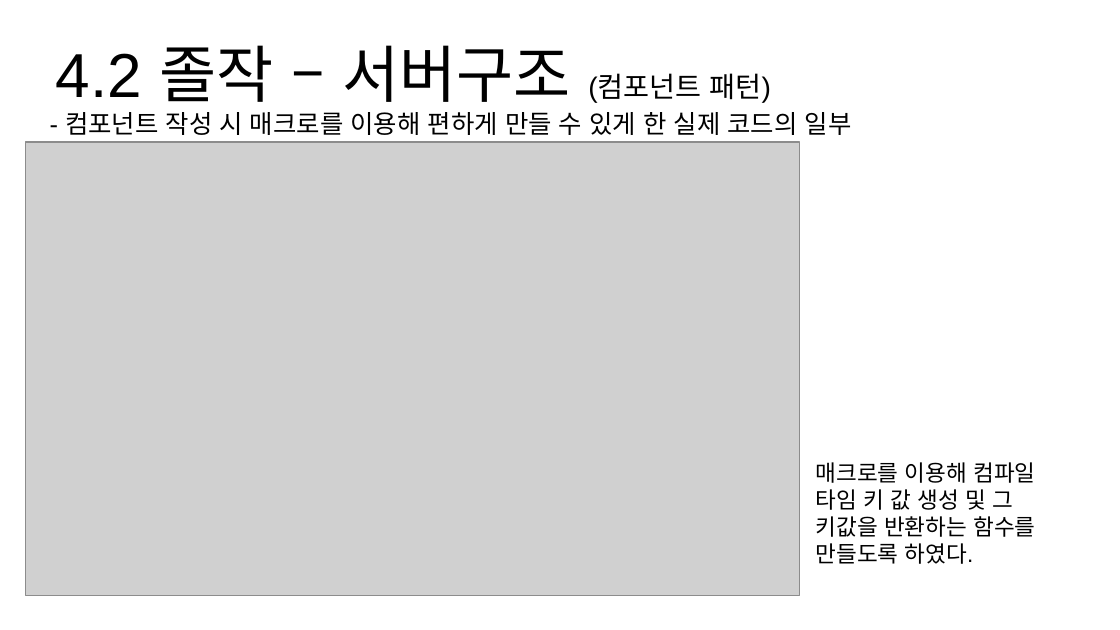
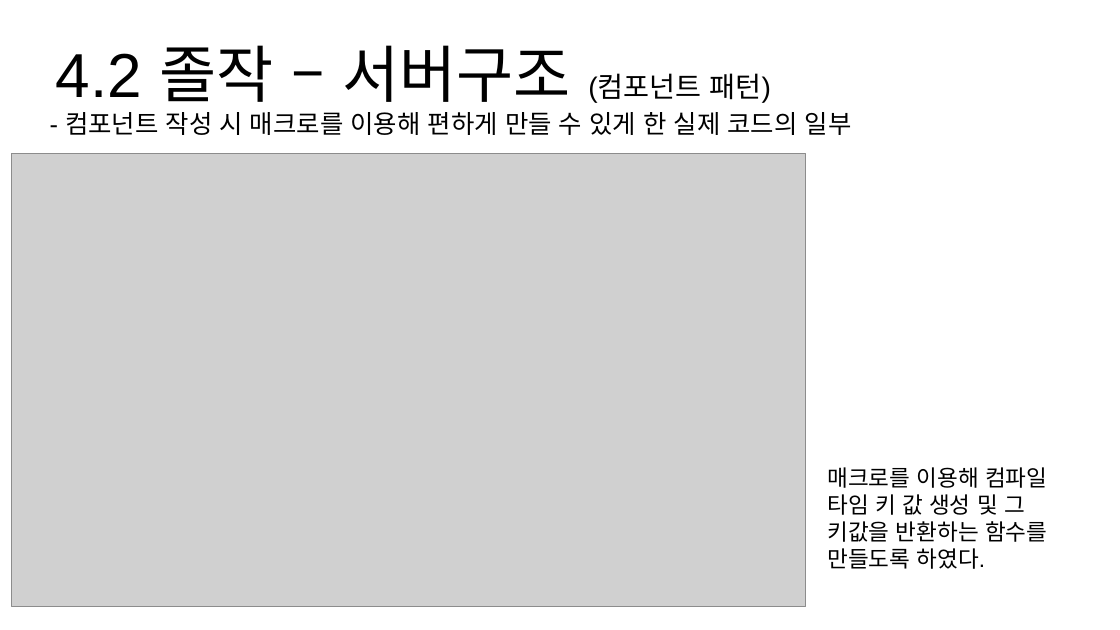
Before and after one commit to hypernagox/FYP_Evergreen, a slide deck: slide 25 of 포트폴리오/서버_최재혁/포트폴리오.pptx. Drawn at 1120x630 pixels with LibreOffice and Linux fonts; fonts in the diff are those of the drawing; grey boxes stand for pictures. Boxes give left, top, right and bottom in pixels: in the first picture for what was removed or moved away, otherwise in the second. Text is boxed around its words. In the diff, an @@ line names an element or a change of style, - is before the commit and + after.

```diff
--- a/포트폴리오/서버_최재혁/포트폴리오.pptx
+++ b/포트폴리오/서버_최재혁/포트폴리오.pptx
@@ picture: place and size @@
-picture at <box>25,142,799,596</box>
+picture at <box>12,153,807,607</box>
@@ text "매크로를 이용해 컴파일 타임 키 ...": place and size @@
-text "매크로를 이용해 컴파일 타임 키 ..." at <box>816,462,1035,564</box>
+text "매크로를 이용해 컴파일 타임 키 ..." at <box>828,467,1047,569</box>
```
Also in this commit, not shown: 6 other slides changed, 1 other file.
